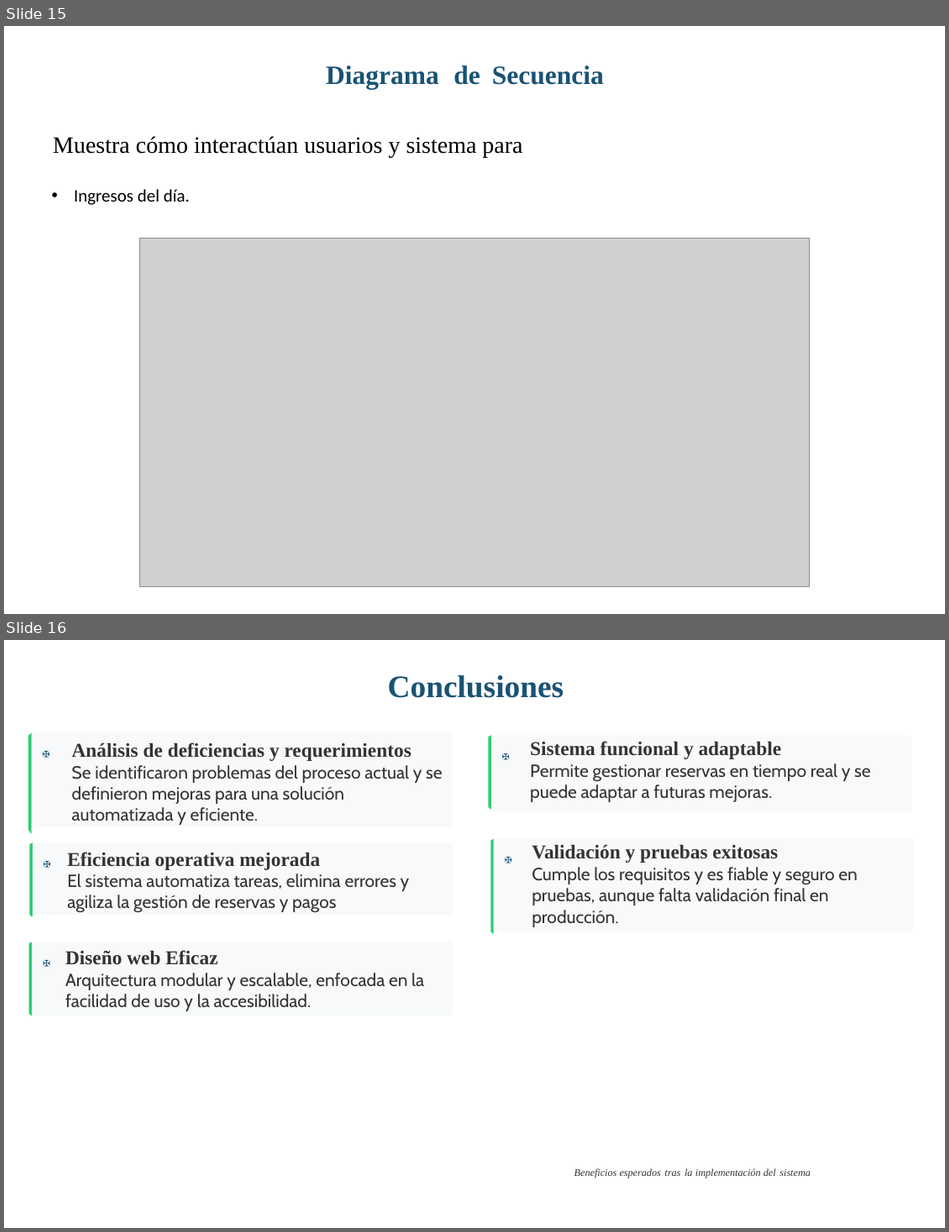
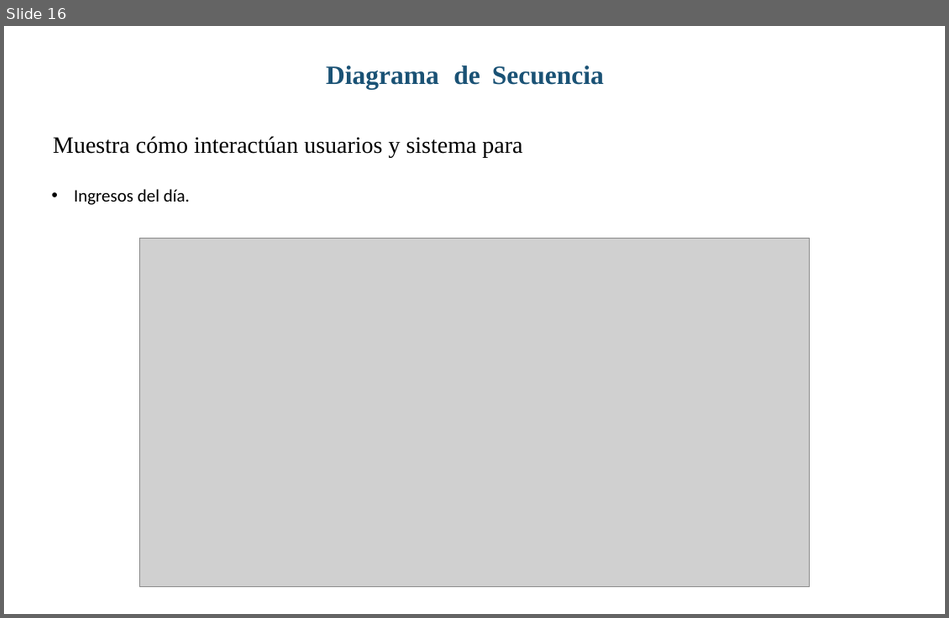
Before and after one commit to aquipe99/Proyecto, a slide deck: Sis_Reservas_Alex.pptx. Shown one above the other, each under a label of ours: slides 15 and 16 before the commit, slide 16 after it. The pictures are 949x1232 and 949x618 pixels, drawn with LibreOffice and Linux fonts; fonts in the diff are those of the drawing; grey boxes stand for pictures. Boxes give left, top, right and bottom in pixels: in the first picture for what was removed or moved away, otherwise in the second. Text is boxed around its words. In the diff, an @@ line names an element or a change of style, - is before the commit and + after.

```diff
--- a/Sis_Reservas_Alex.pptx
+++ b/Sis_Reservas_Alex.pptx
@@ slide 16 removed at <box>4,640,945,1228</box>, background #FFFFFF @@
@@ text removed at <box>388,675,563,698</box> @@
-Conclusiones
@@ freeform shape removed at <box>28,733,453,833</box> @@
@@ freeform shape removed at <box>30,733,453,827</box> @@
@@ freeform shape removed at <box>488,735,912,809</box> @@
@@ freeform shape removed at <box>490,735,912,811</box> @@
@@ text removed at <box>42,747,60,763</box> @@
-✠
@@ text removed at <box>72,742,442,825</box> @@
-Análisis de deficiencias y requerimientos
-Se identificaron problemas del proceso actual y se definieron mejoras para una solución automatizada y eficiente.
@@ text removed at <box>501,748,521,766</box> @@
-✠
@@ text removed at <box>530,741,870,802</box> @@
-Sistema funcional y adaptable
-Permite gestionar reservas en tiempo real y se puede adaptar a futuras mejoras.
@@ freeform shape removed at <box>491,839,915,934</box> @@
@@ freeform shape removed at <box>492,839,915,931</box> @@
@@ freeform shape removed at <box>29,843,453,916</box> @@
@@ freeform shape removed at <box>31,843,453,915</box> @@
@@ text removed at <box>43,857,62,874</box> @@
-✠
@@ text removed at <box>67,852,410,913</box> @@
-Eficiencia operativa mejorada
-El sistema automatiza tareas, elimina errores y agiliza la gestión de reservas y pagos
@@ text removed at <box>504,853,523,869</box> @@
-✠
@@ text removed at <box>532,844,857,927</box> @@
-Validación y pruebas exitosas
-Cumple los requisitos y es fiable y seguro en pruebas, aunque falta validación final en producción.
@@ freeform shape removed at <box>28,942,453,1015</box> @@
@@ freeform shape removed at <box>31,942,453,1015</box> @@
@@ text removed at <box>42,956,61,973</box> @@
-✠
@@ text removed at <box>65,950,424,1011</box> @@
-Diseño web Eficaz
-Arquitectura modular y escalable, enfocada en la facilidad de uso y la accesibilidad.
@@ text removed at <box>574,1168,810,1178</box> @@
-Beneficios esperados tras la implementación del sistema
@@ what was slide 15 is now slide 16 @@
```
Also in this commit, not shown: 4 slides changed, 3 slides added, 1 other slide removed, 1 other file.
